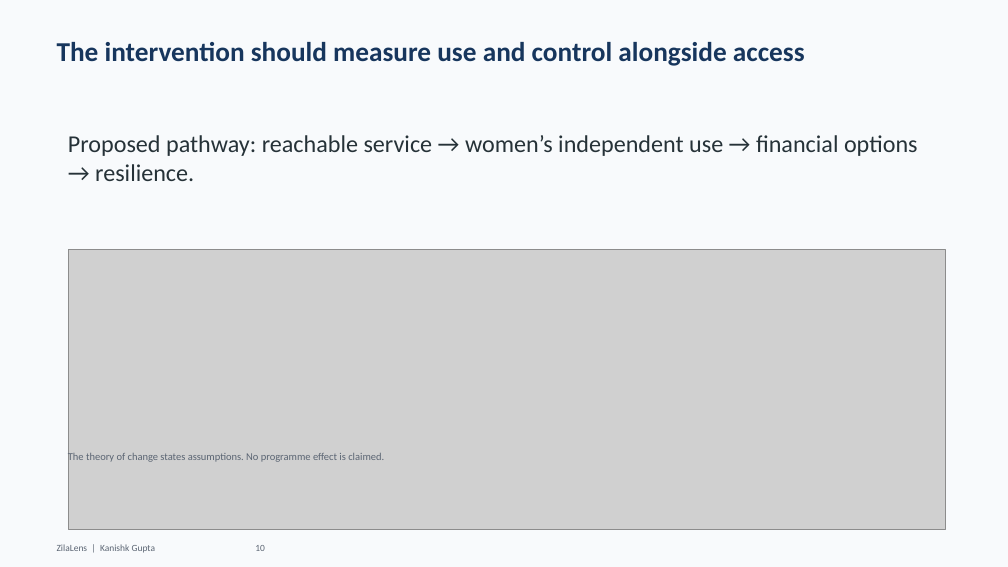
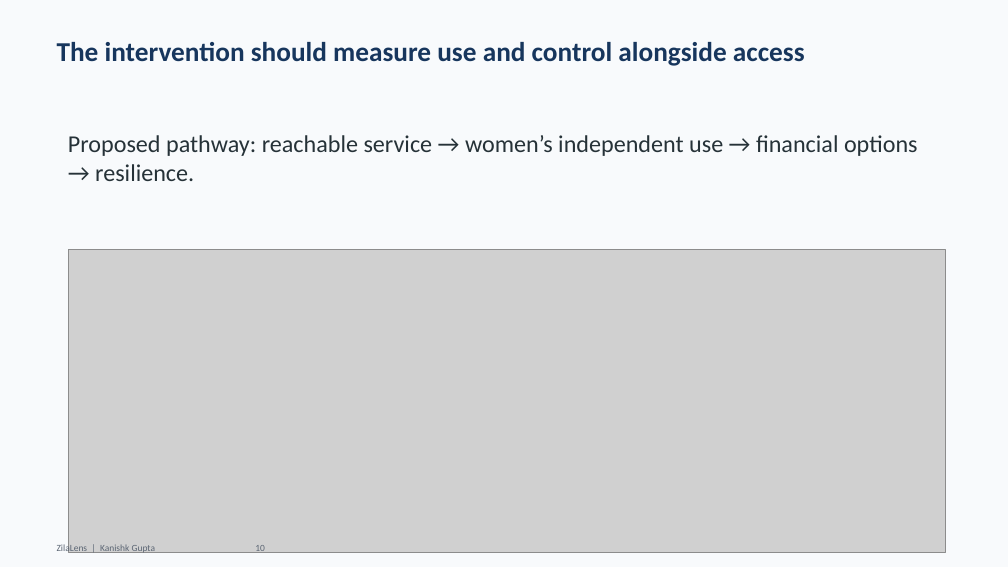
Before and after one commit to GKanishk16/ZilaLens, a slide deck: slide 10 of outputs/deck/ZilaLens_Deck.pptx. Drawn at 1008x567 pixels with LibreOffice and Linux fonts; fonts in the diff are those of the drawing; grey boxes stand for pictures. Boxes give left, top, right and bottom in pixels: in the first picture for what was removed or moved away, otherwise in the second. Text is boxed around its words. In the diff, an @@ line names an element or a change of style, - is before the commit and + after.

```diff
--- a/outputs/deck/ZilaLens_Deck.pptx
+++ b/outputs/deck/ZilaLens_Deck.pptx
@@ picture resized from (x1=68, y1=250, x2=945, y2=529) to (x1=68, y1=250, x2=945, y2=553) @@
@@ text removed at (x1=68, y1=451, x2=384, y2=463) @@
-The theory of change states assumptions. No programme effect is claimed.
```
Also in this commit, not shown: 40 other files.
